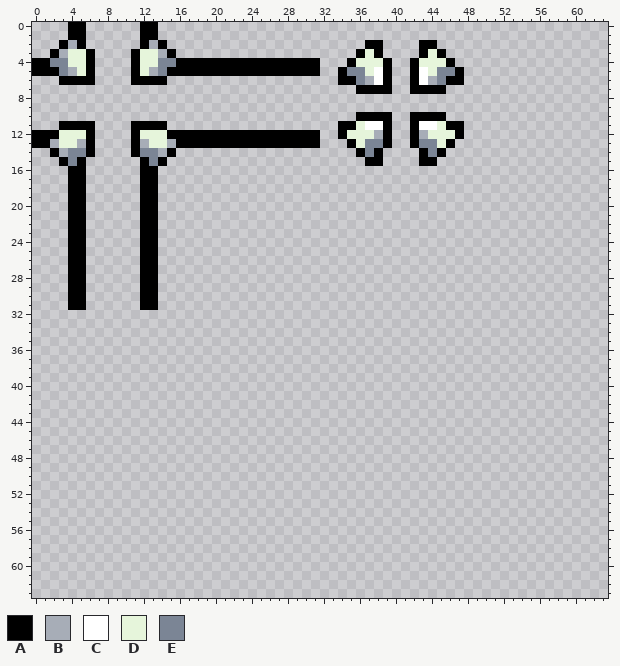
One commit to this pixel-art sprite: images/cursor-sheet1.png. This is how it looked before the edit.
The file is 64x64 pixels.
Palette (. is transparent): A #000000  B #a7adb7  C #ffffff  D #e6f5db  E #7b8595
Pixels before (only the part around the change), first column x 0:
19 ....AA......AA............................................
20 ....AA......AA............................................
21 ....AA......AA............................................
22 ....AA......AA............................................
23 ....AA......AA............................................
24 ....AA......AA............................................
25 ....AA......AA............................................
26 ....AA......AA............................................
27 ....AA......AA............................................
28 ....AA......AA............................................
29 ....AA......AA............................................
30 ....AA......AA............................................
31 ....AA......AA............................................
32 ..........................................................
33 ..........................................................
34 ..........................................................
35 ..........................................................
36 ..........................................................
37 ..........................................................
38 ..........................................................
39 ..........................................................
40 ..........................................................
41 ..........................................................
42 ..........................................................
43 ..........................................................
44 ..........................................................
45 ..........................................................
46 ..........................................................
47 ..........................................................
48 ..........................................................
49 ..........................................................
50 ..........................................................
51 ..........................................................
52 ..........................................................
53 ..........................................................
54 ..........................................................
55 ..........................................................
56 ..........................................................
57 ..........................................................
58 ..........................................................
59 ..........................................................
60 ..........................................................
61 ..........................................................
62 ..........................................................
63 ..........................................................
And afterwards:
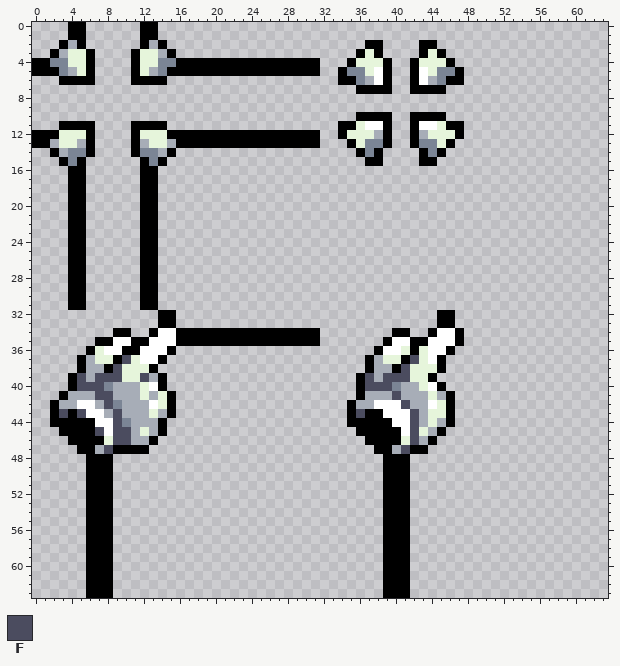
Colours new in this view: F #4b4c5f
Change:
{"y":32,"x":14,"old":"..","new":"AA"}
{"y":32,"x":45,"old":"..","new":"AA"}
{"y":33,"x":14,"old":"..","new":"AA"}
{"y":33,"x":45,"old":"..","new":"AA"}
{"y":34,"x":9,"old":"..","new":"AA"}
{"y":34,"x":13,"old":"...................","new":"ACCAAAAAAAAAAAAAAAA"}
{"y":34,"x":40,"old":"..","new":"AA"}
{"y":34,"x":44,"old":"....","new":"ACCA"}
{"y":35,"x":7,"old":".........................","new":"AACCAACCCAAAAAAAAAAAAAAAA"}
{"y":35,"x":39,"old":".........","new":"ACCAACCCA"}
{"y":36,"x":6,"old":"..........","new":"ADCCAACCCA"}
{"y":36,"x":38,"old":".........","new":"ACCDADCCA"}
{"y":37,"x":5,"old":"..........","new":"ABDDAFDCCA"}
{"y":37,"x":37,"old":".........","new":"ABDDAFDCA"}
{"y":38,"x":5,"old":".........","new":"ABBAFDDDA"}
{"y":38,"x":37,"old":".........","new":"ABBAFDDDA"}
{"y":39,"x":4,"old":"...........","new":"AFBFFFDDFBA"}
{"y":39,"x":36,"old":".........","new":"AFBFFFDDA"}
{"y":40,"x":4,"old":"...........","new":"AFFFEBBBDCA"}
{"y":40,"x":36,"old":"..........","new":"AFFFEBBDCA"}
{"y":41,"x":3,"old":".............","new":"ABBBFFBBBDBDA"}
{"y":41,"x":36,"old":"...........","new":"ABBBFBBBDBA"}
{"y":42,"x":2,"old":"..............","new":"ABBCCBFEBBBCDA"}
{"y":42,"x":35,"old":"............","new":"ABBCCCFBBCDA"}
{"y":43,"x":2,"old":"..............","new":"AFAFCCBFBBBDBA"}
{"y":43,"x":35,"old":"............","new":"AFAACCCFBDDA"}
{"y":44,"x":2,"old":".............","new":"AAAAACCFEBBBA"}
{"y":44,"x":35,"old":"............","new":"AAAAACCFBDBA"}
{"y":45,"x":3,"old":"............","new":"AAAAFCFFBDBA"}
{"y":45,"x":36,"old":"..........","new":"AAAAACFDBA"}
{"y":46,"x":4,"old":"..........","new":"AAAADFFBBA"}
{"y":46,"x":37,"old":"........","new":"AAAADFBA"}
{"y":47,"x":5,"old":"........","new":"AABFAAAA"}
{"y":47,"x":38,"old":"......","new":"AABFAA"}
{"y":48,"x":6,"old":"...","new":"AAA"}
{"y":48,"x":39,"old":"...","new":"AAA"}
{"y":49,"x":6,"old":"...","new":"AAA"}
{"y":49,"x":39,"old":"...","new":"AAA"}
{"y":50,"x":6,"old":"...","new":"AAA"}
{"y":50,"x":39,"old":"...","new":"AAA"}
{"y":51,"x":6,"old":"...","new":"AAA"}
{"y":51,"x":39,"old":"...","new":"AAA"}
{"y":52,"x":6,"old":"...","new":"AAA"}
{"y":52,"x":39,"old":"...","new":"AAA"}
{"y":53,"x":6,"old":"...","new":"AAA"}
{"y":53,"x":39,"old":"...","new":"AAA"}
{"y":54,"x":6,"old":"...","new":"AAA"}
{"y":54,"x":39,"old":"...","new":"AAA"}
{"y":55,"x":6,"old":"...","new":"AAA"}
{"y":55,"x":39,"old":"...","new":"AAA"}
{"y":56,"x":6,"old":"...","new":"AAA"}
{"y":56,"x":39,"old":"...","new":"AAA"}
{"y":57,"x":6,"old":"...","new":"AAA"}
{"y":57,"x":39,"old":"...","new":"AAA"}
{"y":58,"x":6,"old":"...","new":"AAA"}
{"y":58,"x":39,"old":"...","new":"AAA"}
{"y":59,"x":6,"old":"...","new":"AAA"}
{"y":59,"x":39,"old":"...","new":"AAA"}
{"y":60,"x":6,"old":"...","new":"AAA"}
{"y":60,"x":39,"old":"...","new":"AAA"}
{"y":61,"x":6,"old":"...","new":"AAA"}
{"y":61,"x":39,"old":"...","new":"AAA"}
{"y":62,"x":6,"old":"...","new":"AAA"}
{"y":62,"x":39,"old":"...","new":"AAA"}
{"y":63,"x":6,"old":"...","new":"AAA"}
{"y":63,"x":39,"old":"...","new":"AAA"}
